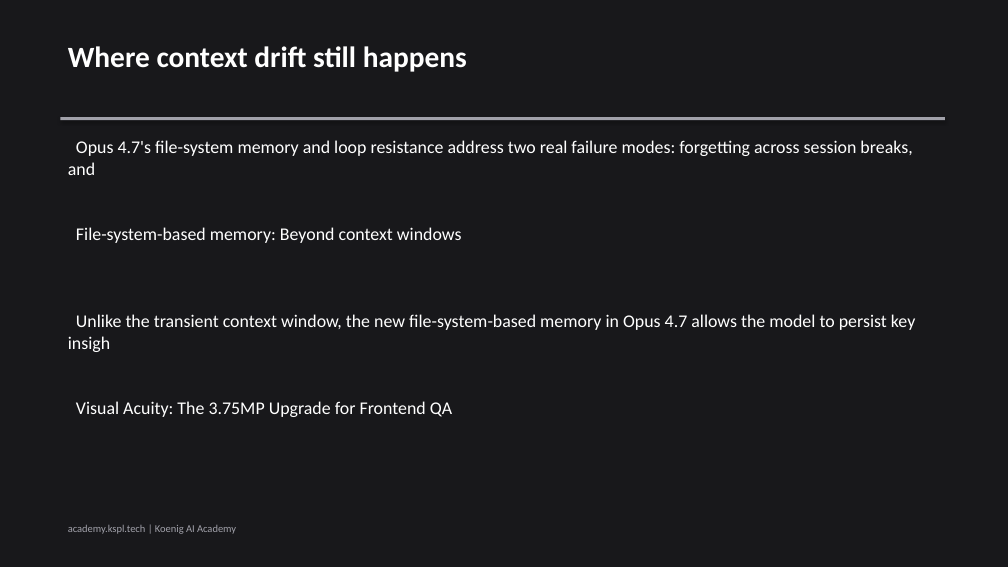
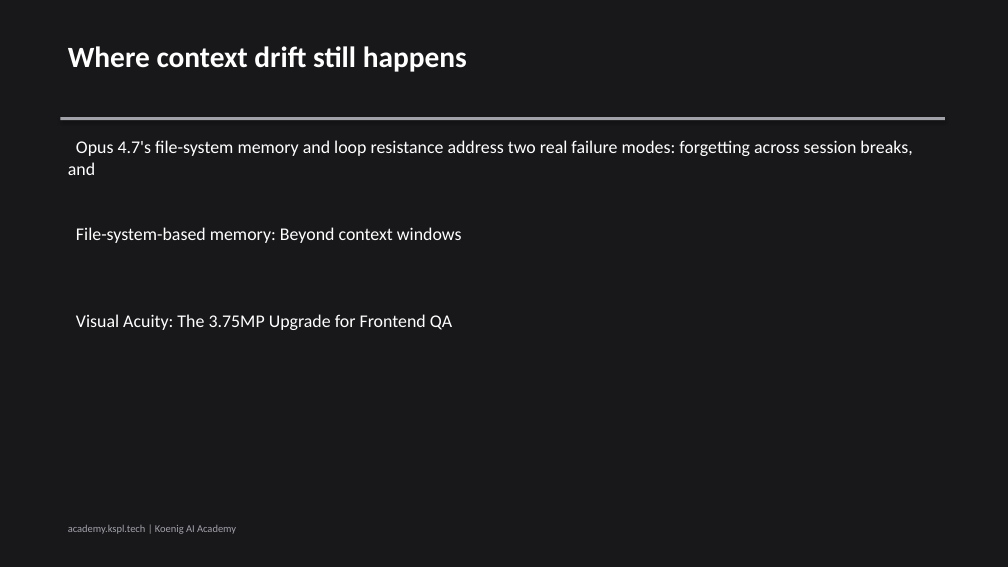
Before and after one commit to Koenig-Solutions-Private-Limited/koenig-ai-org, a slide deck: slide 5 of vault/blogs/2026-04-30-opus-4-7-long-running-coding-benchmark/slides.pptx. Drawn at 1008x567 pixels with LibreOffice and Linux fonts; fonts in the diff are those of the drawing. Boxes give left, top, right and bottom in pixels: in the first picture for what was removed or moved away, otherwise in the second. Text is boxed around its words. In the diff, an @@ line names an element or a change of style, - is before the commit and + after.

```diff
--- a/vault/blogs/2026-04-30-opus-4-7-long-running-coding-benchmark/slides.pptx
+++ b/vault/blogs/2026-04-30-opus-4-7-long-running-coding-benchmark/slides.pptx
@@ text at box(76, 314, 452, 330): text changed @@
-Unlike the transient context window, the new file-system-based memory in Opus 4.7 allows the model to persist key insigh
+Visual Acuity: The 3.75MP Upgrade for Frontend QA
@@ text removed at box(76, 401, 452, 417) @@
-Visual Acuity: The 3.75MP Upgrade for Frontend QA
```
Also in this commit, not shown: 1 other slide changed, 15 other files.
